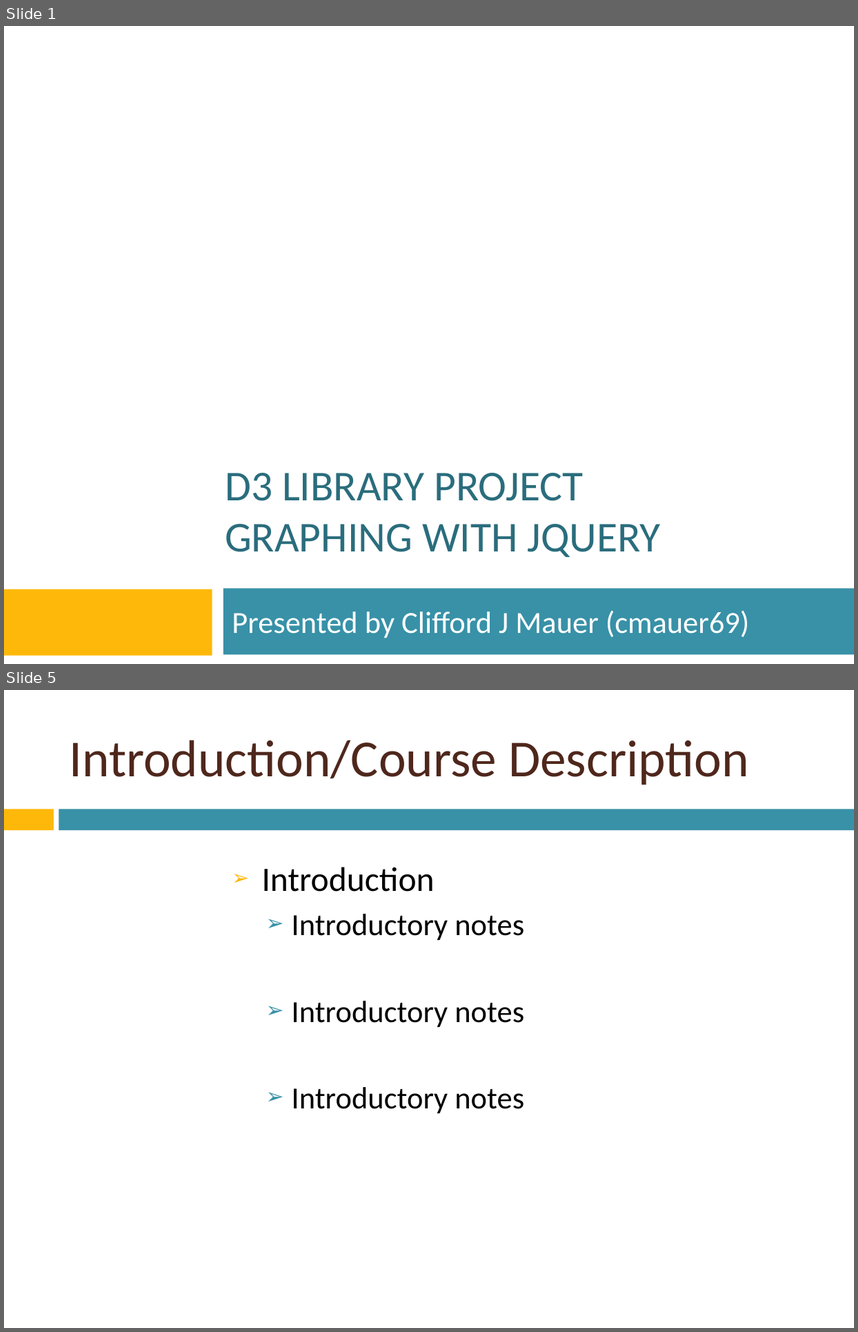
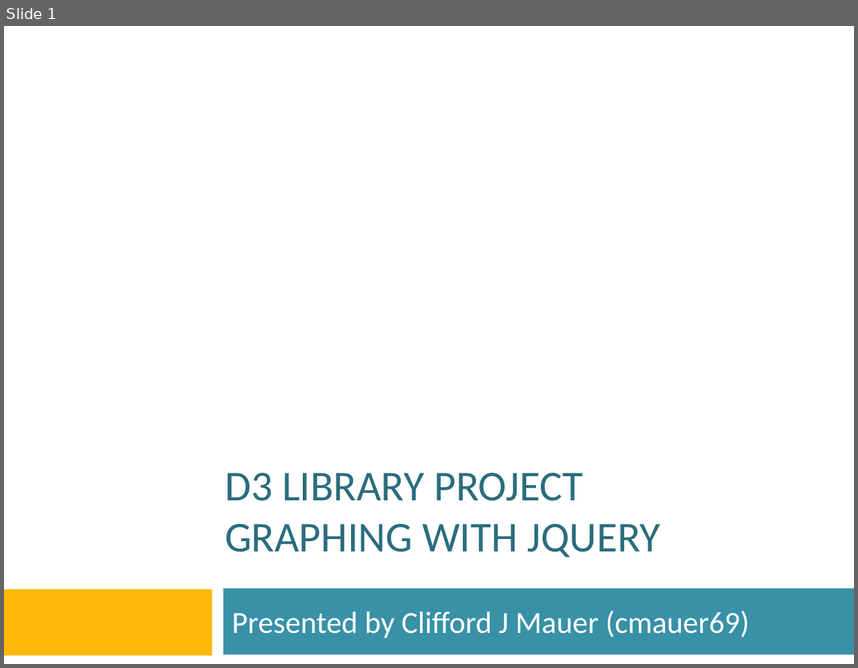
Before and after one commit to htc-ccis2591/js-library-project, a slide deck: D3-Library-project.pptx. Shown one above the other, each under a label of ours: slides 1 and 5 before the commit, slide 1 after it; the slides between them are not shown. The pictures are 858x1332 and 858x668 pixels, drawn with LibreOffice and Linux fonts; fonts in the diff are those of the drawing; background and template pictures are left out. Boxes give left, top, right and bottom in pixels: in the first picture for what was removed or moved away, otherwise in the second. Text is boxed around its words. In the diff, an @@ line names an element or a change of style, - is before the commit and + after.

```diff
--- a/D3-Library-project.pptx
+++ b/D3-Library-project.pptx
@@ slide 5 removed at (4, 690, 854, 1328), background picture (left out) @@
@@ title removed at (69, 740, 749, 785) @@
-Introduction/Course Description
@@ rectangle removed at (4, 809, 53, 830) @@
@@ rectangle removed at (59, 809, 854, 830) @@
@@ text removed at (262, 867, 524, 1114) @@
-➢ Introduction
-  ➢ Introductory notes
-  ➢ Introductory notes
-  ➢ Introductory notes
```
Also in this commit, not shown: 3 slides changed, 16 slides added, 15 other slides removed.
